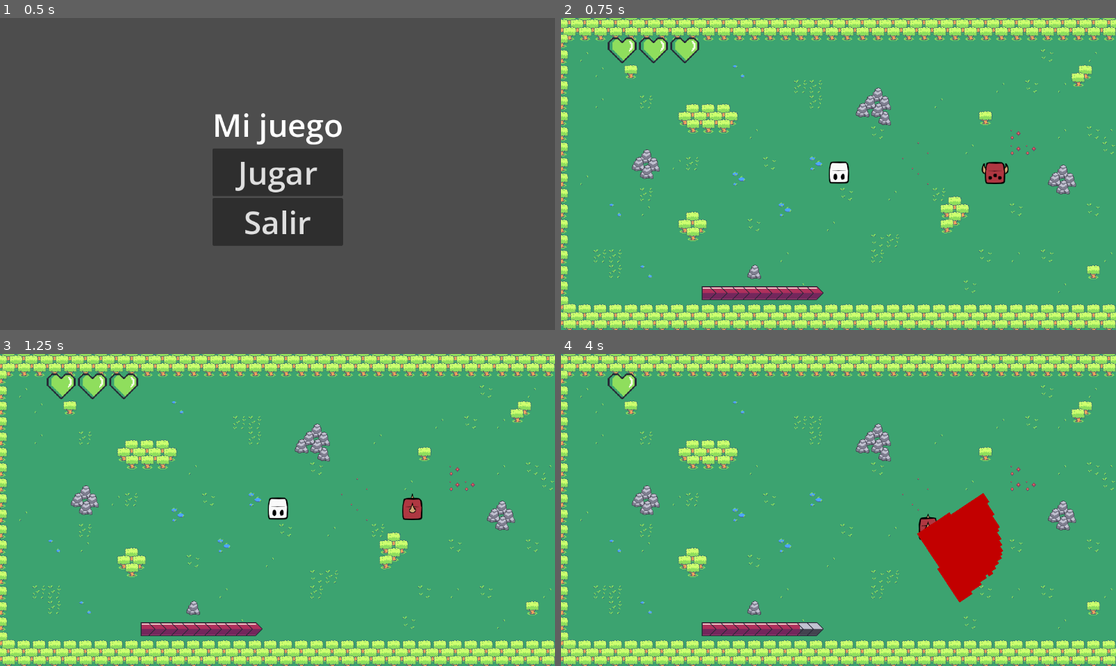
Above: before the commit, frames 1-4 (two rows, left to right).
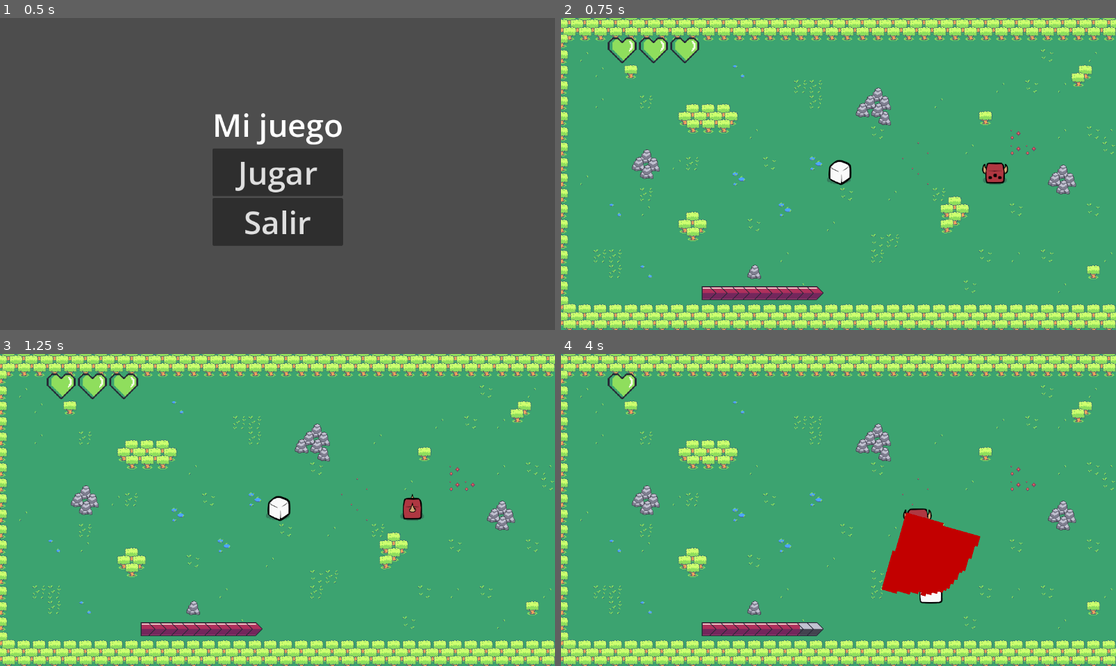
Above: after the commit, the same moments.

Repository: Facundo-byte/mi_primer_juego
Game: Godot game, scene res://escenas/menus/menus.tscn
Same seed, same stepped clock (60 frames per second), same inputs: the game is played once before the commit and once after it.
Inputs (mouse positions are in pixels of both pictures, inside the frame that each line leads up to):
- Up to frame 1 (0.5 s): no input
- Up to frame 2 (0.75 s): click "Jugar" at 0.5 s
- Up to frame 3 (1.25 s): no input
- Up to frame 4 (4 s): move the mouse to (960, 494) at 1.27 s; hold D (derecha) 1.28-2.03 s; click (960, 494) at 1.35 s; move the mouse to (727, 525) at 2.02 s; hold S (abajo) 2.03-2.78 s; tap Space (dash) at 2.1, 3.6 s; move the mouse to (894, 441) at 2.77 s; hold D (derecha) 2.78-3.53 s; click (894, 441) at 2.85 s; move the mouse to (810, 572) at 3.52 s; hold W (arriba) from 3.53 s (still down)

Frame 1 is identical in both runs. In frame 2, 0.3% of the frame differs, in the area x 47-81%, y 45-54%; in frame 3, 0.2%; in frame 4, 3.9%, in the area x 57-80%, y 44-81%.

Commit message:
empuje, knockback y cambio de color junto con sombras

Diff:
--- a/control.gd
+++ b/control.gd
@@ -2,23 +2,54 @@
 
 @export var vidas: Array[Control]
 @export var barra: TextureProgressBar
+
+#knockback
+@export var fuerza_knockback := 500
+@export var duracion_knockback := 0.15
+var dir_knockback := Vector2.ZERO
 
 # Called when the node enters the scene tree for the first time.
 func _ready() -> void:
 	var jugador = get_tree().get_first_node_in_group("jugador") #jugador
 	var humo = get_tree().get_first_node_in_group("humo") #humo que lo impacto
 	var espadazo = get_tree().get_first_node_in_group("espadazo")
+	var enemigo = get_tree().get_first_node_in_group("enemigo")
 
-	jugador.danio_recibido.connect(_actualizar_vidas)
-	ControladorGlobal.vida_enemigo_act.connect(_actualizar_vida_enemigo)
-	humo.tocado.connect(_actualizar_vidas)
-	espadazo.tocado2.connect(_actualizar_vidas)
+	jugador.danio_recibido.connect(_actualizar_vidas.bind(jugador, enemigo))
+	ControladorGlobal.vida_enemigo_act.connect(_actualizar_vida_enemigo.bind(jugador, enemigo))
+	humo.tocado.connect(_actualizar_vidas.bind(jugador, enemigo))
+	espadazo.tocado2.connect(_actualizar_vidas.bind(jugador, enemigo))
 
-func _actualizar_vidas():
+func _actualizar_vidas(jugador: Node2D, enemigo: Node2D):
+	#aplicar knockback
+	var dir = (jugador.global_position - enemigo.global_position).normalized()
+	jugador.modulate = Color(1.0, 0.0, 0.0)
+	jugador.scale = Vector2(0.800, 0.800)
+	_aplicar_knockback(jugador, dir)
+
+	#restar vida
 	ControladorGlobal.restarvidajugador()
 	var ultimo = vidas.pop_back()
 	ultimo.queue_free()
 
+func _aplicar_knockback(personaje: Node2D, dir: Vector2):
+	personaje.en_knockback = true
+	dir_knockback = dir
+	personaje.velocity = dir * fuerza_knockback
 
-func _actualizar_vida_enemigo(nuevavida):
+	await get_tree().create_timer(duracion_knockback).timeout
+	personaje.modulate = Color(1.0, 1.0, 1.0)
+	personaje.scale = Vector2(1, 1)
+	personaje.en_knockback = false
+	personaje.velocity = Vector2.ZERO
+
+func _actualizar_vida_enemigo(nuevavida, jugador: Node2D, enemigo: Node2D):
+	#aplicar knockback
+	var dir = (enemigo.global_position - jugador.global_position).normalized()
+		#cambiar tamanio y color al ser golpeado
+	enemigo.modulate = Color(18.892, 18.892, 18.892)
+	enemigo.scale = Vector2(0.800, 0.800)
+	_aplicar_knockback(enemigo, dir)
+
+
 	barra.value = nuevavida
--- a/escenas/enemigo/enemigo.gd
+++ b/escenas/enemigo/enemigo.gd
@@ -11,14 +11,19 @@
 
 var jugador
 var puede_moverse: bool = true
+var en_knockback: bool = false
 
 func _ready():
+	add_to_group("enemigo")
 	jugador = get_tree().get_first_node_in_group("jugador")
 	area_atq.body_entered.connect(_atacar_jugador)
 
 func _process(delta: float):
 	if !puede_moverse:
 		velocity = Vector2.ZERO
+		move_and_slide()
+		return
+	if en_knockback:
 		move_and_slide()
 		return
 
--- a/escenas/enemigo/enemigo.tscn
+++ b/escenas/enemigo/enemigo.tscn
@@ -1,9 +1,10 @@
-[gd_scene load_steps=7 format=3 uid="uid://c5blocrlej1a8"]
+[gd_scene load_steps=8 format=3 uid="uid://c5blocrlej1a8"]
 
 [ext_resource type="Script" uid="uid://dob1xht4nd8x6" path="res://escenas/enemigo/enemigo.gd" id="1_r46xo"]
 [ext_resource type="SpriteFrames" uid="uid://xn3dhru08ser" path="res://escenas/enemigo/enemigo_sprites.tres" id="2_r46xo"]
 [ext_resource type="PackedScene" uid="uid://co6a5b0jf07ej" path="res://escenas/enemigo/ataques/salto/humo_caida.tscn" id="3_07say"]
 [ext_resource type="PackedScene" uid="uid://dwhiel60f2hti" path="res://escenas/enemigo/ataques/slash/slashenemigo.tscn" id="4_wc1l2"]
+[ext_resource type="Texture2D" uid="uid://csbrp7ytatjlr" path="res://sprites/sombra.png" id="5_ia6sk"]
 
 [sub_resource type="RectangleShape2D" id="RectangleShape2D_r46xo"]
 size = Vector2(57, 50)
@@ -23,10 +24,12 @@
 espadazo = NodePath("Slashenemigo")
 
 [node name="AnimatedSprite2D" type="AnimatedSprite2D" parent="."]
+scale = Vector2(0.965, 0.965)
 sprite_frames = ExtResource("2_r46xo")
 animation = &"idle_down"
 
 [node name="CollisionShape2D" type="CollisionShape2D" parent="."]
+visible = false
 position = Vector2(-0.5, -1)
 shape = SubResource("RectangleShape2D_r46xo")
 
@@ -55,4 +58,11 @@
 visible = false
 scale = Vector2(2.105, 2.105)
 
+[node name="sombra" type="Sprite2D" parent="."]
+modulate = Color(1, 1, 1, 0.3019608)
+z_index = -1
+position = Vector2(3, 18)
+scale = Vector2(2.140625, 2.0546877)
+texture = ExtResource("5_ia6sk")
+
 [connection signal="timeout" from="Timer" to="." method="_on_timer_timeout"]
--- a/escenas/personaje/personaje.gd
+++ b/escenas/personaje/personaje.gd
@@ -19,11 +19,8 @@
 var puede_dash := true
 
 #knockback
-@export var fuerza_knockback := 400.0
-@export var duracion_knockback := 0.15
+var en_knockback := false
 
-var en_knockback := false
-var dir_knockback := Vector2.ZERO
 
 func _ready():
 	add_to_group("jugador")
--- a/escenas/personaje/personaje.tscn
+++ b/escenas/personaje/personaje.tscn
@@ -1,8 +1,9 @@
-[gd_scene load_steps=6 format=3 uid="uid://b28kpkrue125o"]
+[gd_scene load_steps=7 format=3 uid="uid://b28kpkrue125o"]
 
 [ext_resource type="Script" uid="uid://cbe8r30ohuak3" path="res://escenas/personaje/personaje.gd" id="1_yv5yb"]
 [ext_resource type="PackedScene" uid="uid://boa0nqil151cx" path="res://escenas/espadazo/espadazo.tscn" id="2_wky4x"]
 [ext_resource type="SpriteFrames" uid="uid://dq5u36olxsdcm" path="res://escenas/personaje/personaje_temporal.tres" id="2_yv5yb"]
+[ext_resource type="Texture2D" uid="uid://csbrp7ytatjlr" path="res://sprites/sombra.png" id="4_n3eqy"]
 
 [sub_resource type="RectangleShape2D" id="RectangleShape2D_yv5yb"]
 size = Vector2(46, 47)
@@ -20,6 +21,7 @@
 colision = NodePath("area_pj")
 
 [node name="colision_entorno" type="CollisionShape2D" parent="."]
+visible = false
 position = Vector2(0, 1.5)
 shape = SubResource("RectangleShape2D_yv5yb")
 
@@ -27,7 +29,8 @@
 
 [node name="mov_jugador" type="AnimatedSprite2D" parent="."]
 sprite_frames = ExtResource("2_yv5yb")
-animation = &"idle_down"
+animation = &"idle_upandright"
+frame_progress = 0.71079534
 
 [node name="area_pj" type="Area2D" parent="."]
 visible = false
@@ -37,3 +40,10 @@
 [node name="colision_enemigo" type="CollisionShape2D" parent="area_pj"]
 position = Vector2(0.5, 1.5)
 shape = SubResource("RectangleShape2D_wky4x")
+
+[node name="sombra" type="Sprite2D" parent="."]
+modulate = Color(1, 1, 1, 0.3019608)
+z_index = -1
+position = Vector2(3, 18)
+scale = Vector2(2.140625, 2.0546877)
+texture = ExtResource("4_n3eqy")
--- a/project.godot
+++ b/project.godot
@@ -12,7 +12,7 @@
 
 config/name="Mi_primer_juego"
 run/main_scene="uid://dg47am2x7xry2"
-config/features=PackedStringArray("4.4", "GL Compatibility")
+config/features=PackedStringArray("4.5", "GL Compatibility")
 config/icon="res://icon.svg"
 
 [autoload]
Binary file added: sprites/sombra.png
Not shown, added: sprites/sombra.png.import
